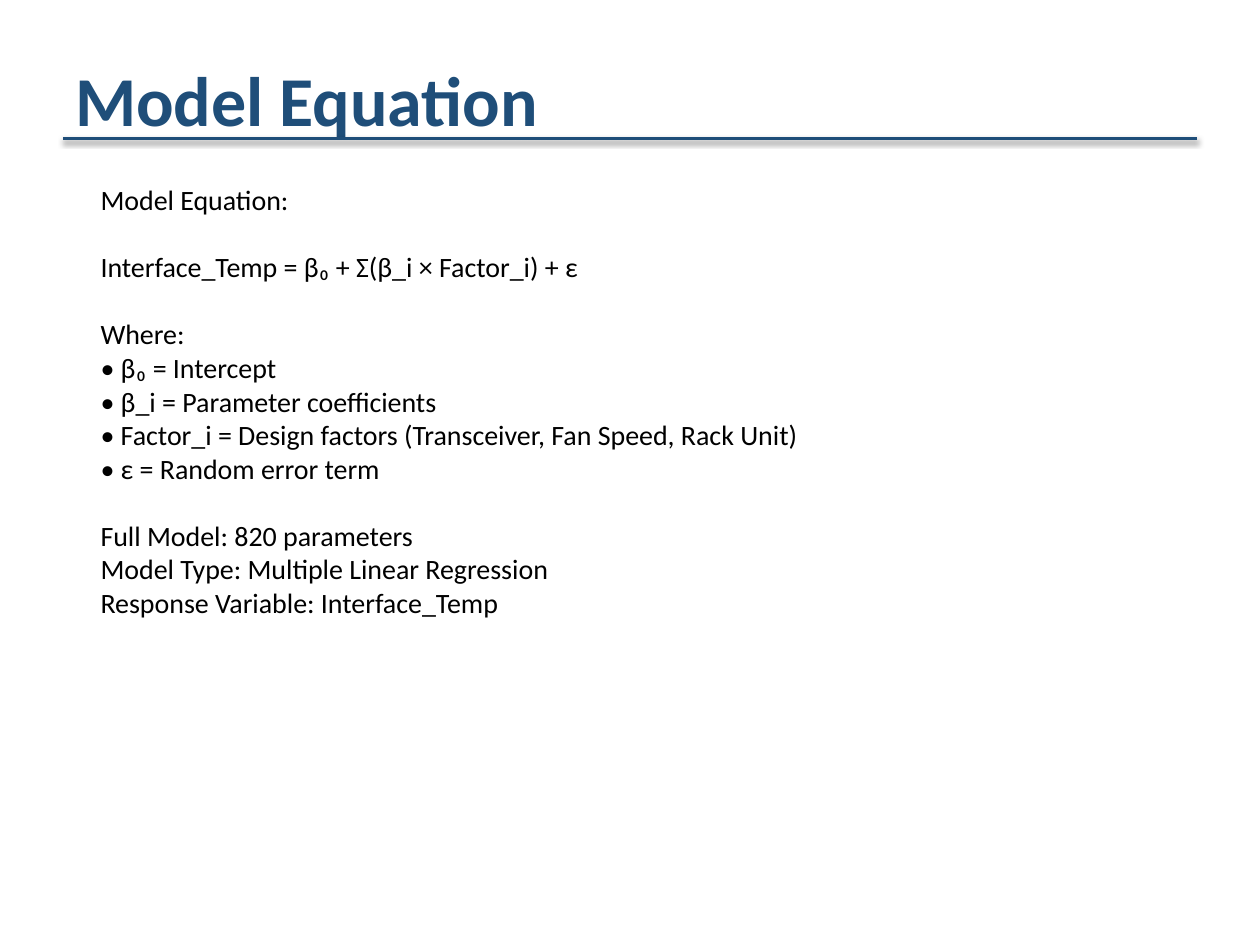
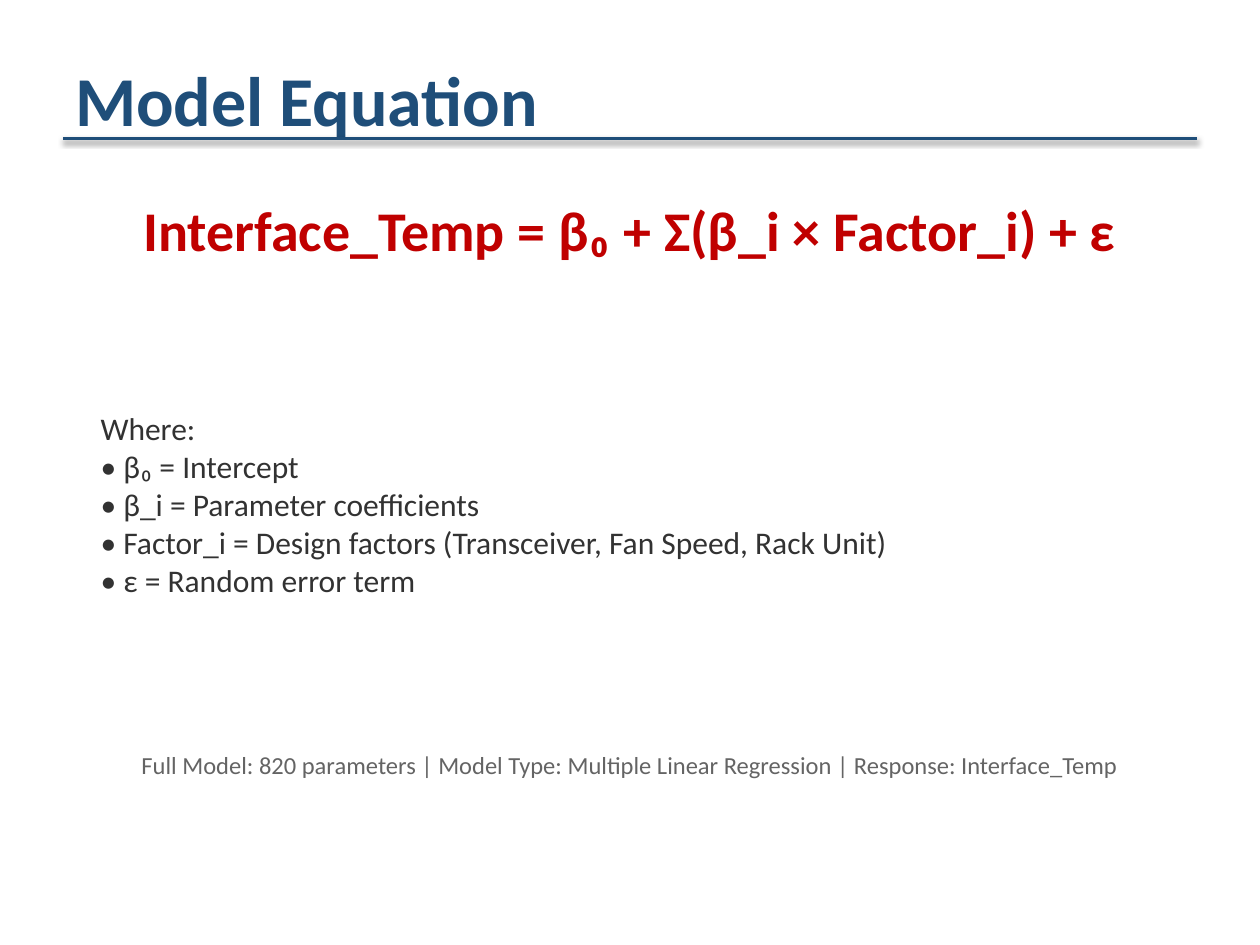
Before and after one commit to VictorBlakeG/doe, a slide deck: slide 3 of outputs/doe_analysis_report.pptx. Drawn at 1260x945 pixels with LibreOffice and Linux fonts; fonts in the diff are those of the drawing. Boxes give left, top, right and bottom in pixels: in the first picture for what was removed or moved away, otherwise in the second. Text is boxed around its words. In the diff, an @@ line names an element or a change of style, - is before the commit and + after.

Commit message:
Enhance model equation slides with better visual formatting
- Create dedicated create_equation_slide() function for prominent equation display
- Display main equation in large red bold text (32pt)
- Add variable definitions (Where, β₀, β_i, Factor_i, ε)
- Show model info (parameter count, model type, response variable)
- Improved visual hierarchy and readability
- Both full and reduced models now have properly formatted equation slides

```diff
--- a/outputs/doe_analysis_report.pptx
+++ b/outputs/doe_analysis_report.pptx
@@ text at [143, 209, 1116, 260]: text changed; size 16 to 32 pt; text colour #000000 to #C00000; bold on @@
-Model Equation:
-Interface_Temp = β₀ + Σ(β_i × Factor_i) + ε
-Where:
-• β₀ = Intercept
-• β_i = Parameter coefficients
-• Factor_i = Design factors (Transceiver, Fan Speed, Rack Unit)
-• ε = Random error term
-Full Model: 820 parameters
-Model Type: Multiple Linear Regression
-Response Variable: Interface_Temp
+Interface_Temp = β₀ + Σ(β_i × Factor_i) + ε
@@ text added at [101, 418, 886, 592], 18 pt, text #323232 @@
+Where:
+• β₀ = Intercept
+• β_i = Parameter coefficients
+• Factor_i = Design factors (Transceiver, Fan Speed, Rack Unit)
+• ε = Random error term
@@ text added at [141, 757, 1117, 778], 14 pt, text #646464 @@
+Full Model: 820 parameters | Model Type: Multiple Linear Regression | Response: Interface_Temp
```
Also in this commit, not shown: 3 other files.
